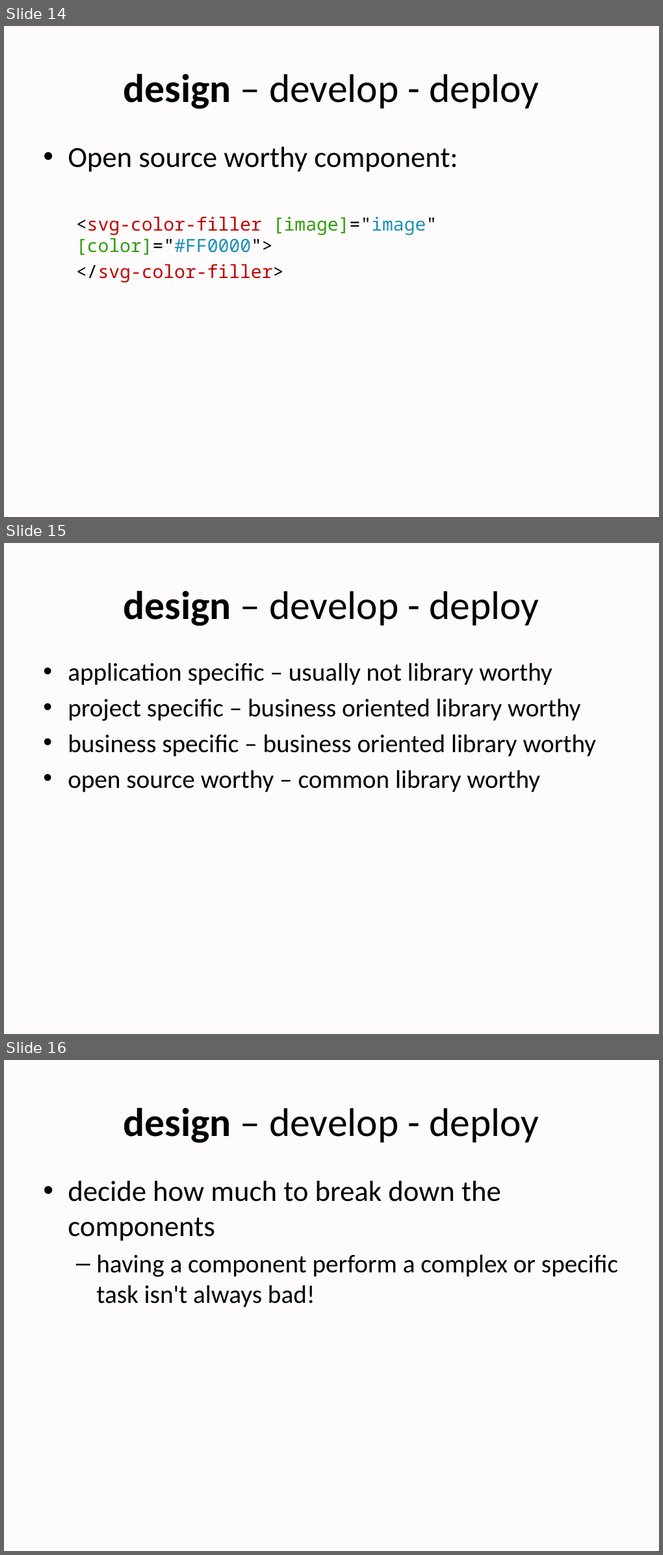
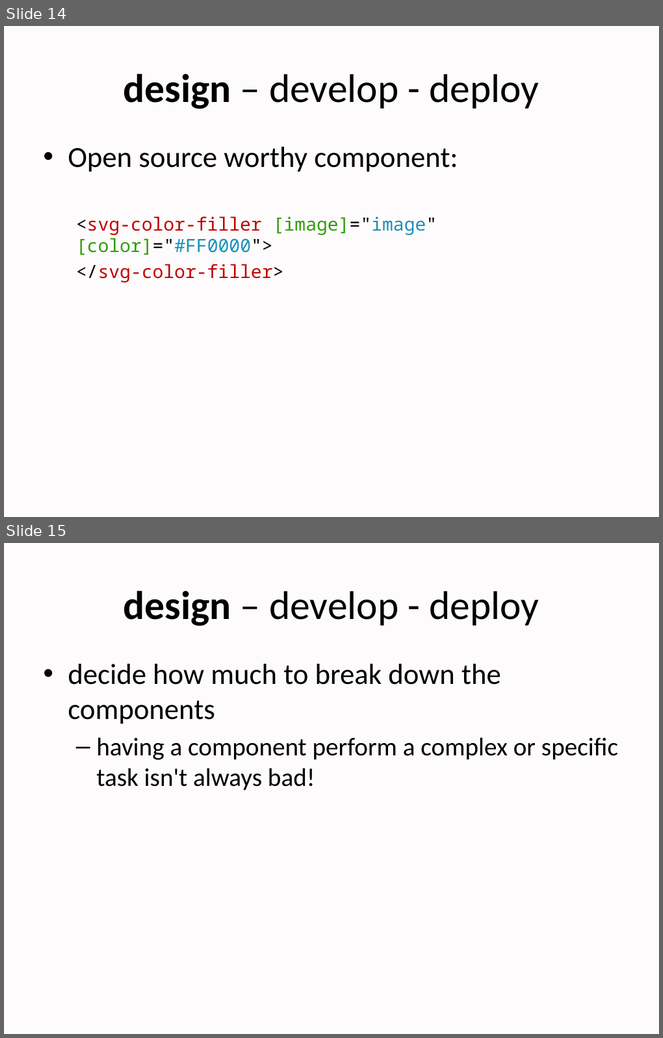
Before and after one commit to angularathens/2nd-meetup-developing-common-angular-library, a slide deck: angular athens 2nd meetup - common library.pptx. Shown one above the other, each under a label of ours: slides 14, 15 and 16 before the commit, slides 14 and 15 after it. The pictures are 663x1555 and 663x1038 pixels, drawn with LibreOffice and Linux fonts; fonts in the diff are those of the drawing; background and template pictures are left out. Boxes give left, top, right and bottom in pixels: in the first picture for what was removed or moved away, otherwise in the second. Text is boxed around its words. In the diff, an @@ line names an element or a change of style, - is before the commit and + after.

```diff
--- a/angular athens 2nd meetup - common library.pptx
+++ b/angular athens 2nd meetup - common library.pptx
@@ slide 15 removed at [4,543,659,1034], background #C0504D at 2% opacity @@
@@ title removed at [124,590,539,626] @@
-design – develop - deploy
@@ text removed at [68,663,597,793] @@
-• application specific – usually not library worthy
-• project specific – business oriented library worthy
-• business specific – business oriented library worthy
-• open source worthy – common library worthy
@@ what was slide 16 is now slide 15 @@
```
Also in this commit, not shown: 1 slide changed, 1 other slide removed.
